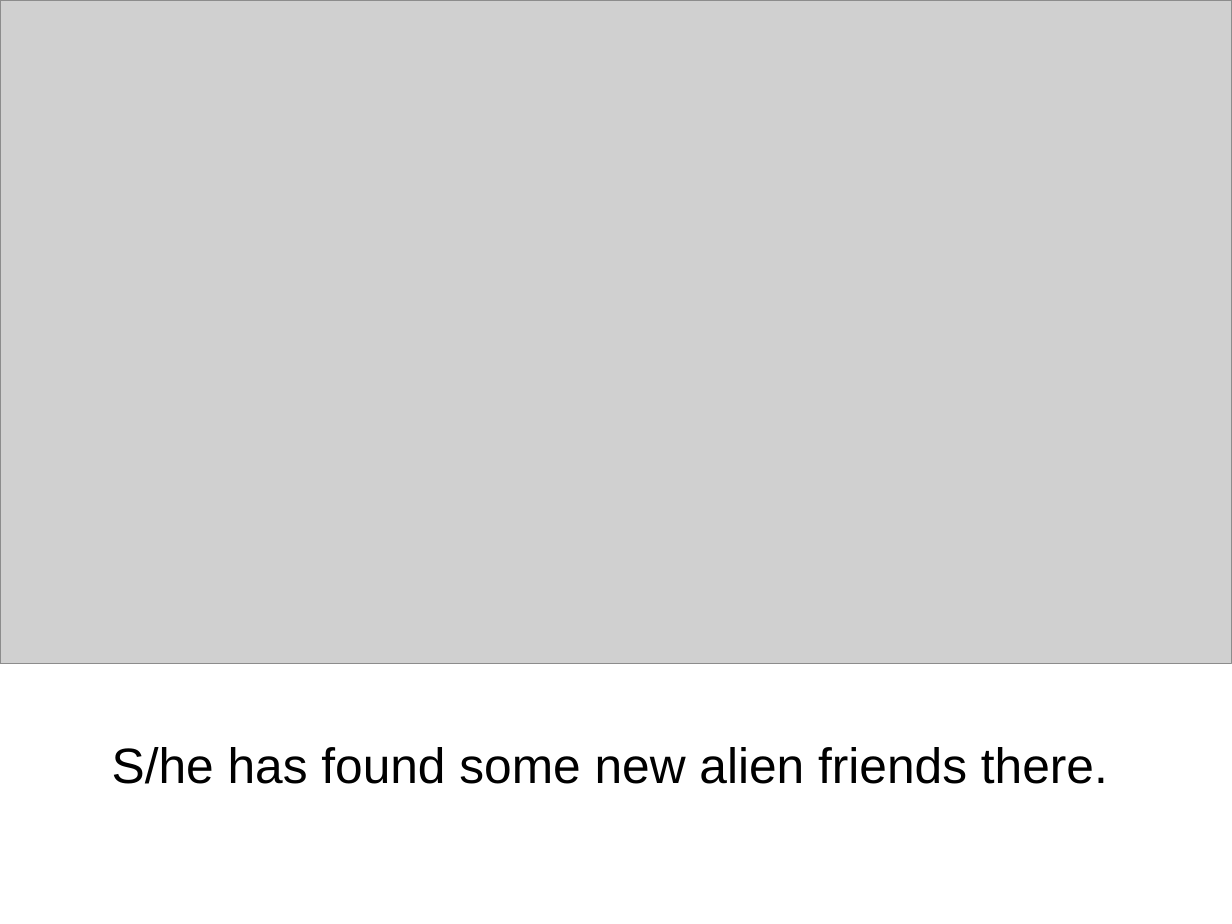
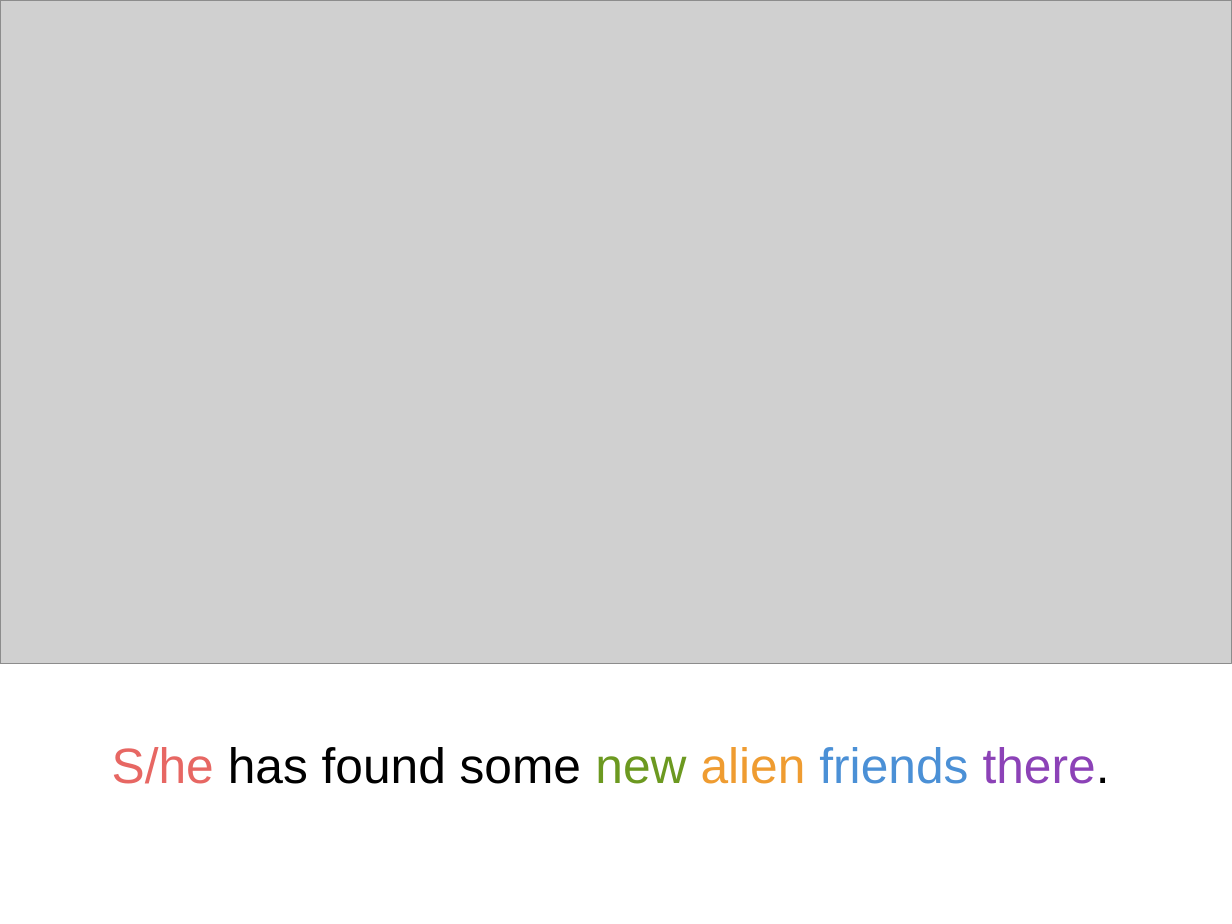
Before and after one commit to denispelli/CriticalSpacing, a slide deck: slide 3 of CoverStory.ppt. Drawn at 1232x924 pixels with LibreOffice and Linux fonts; fonts in the diff are those of the drawing; grey boxes stand for pictures. Boxes give left, top, right and bottom in pixels: in the first picture for what was removed or moved away, otherwise in the second. Text is boxed around its words. In the diff, an @@ line names an element or a change of style, - is before the commit and + after.

```diff
--- a/CoverStory.ppt
+++ b/CoverStory.ppt
@@ subtitle "S/he has found some new ..." at [112, 747, 1110, 784]: text colour #000000 to #E76763 in "S/he"; text colour #000000 to #6C9920 in "new"; text colour #000000 to #EF9C31 in "alien"; text colour #000000 to #4B90D6 in "friends"; text colour #000000 to #8C42B7 in "there." @@
```
Also in this commit, not shown: 8 other slides changed, 2 other files.
